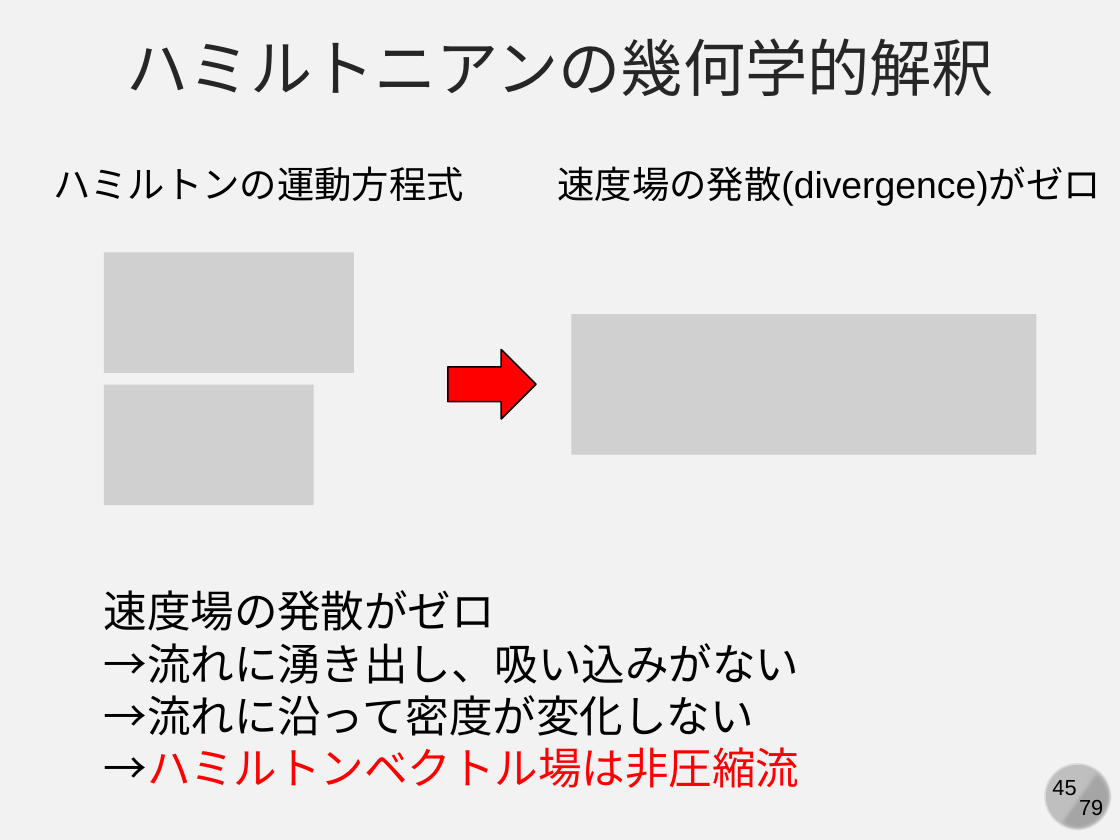
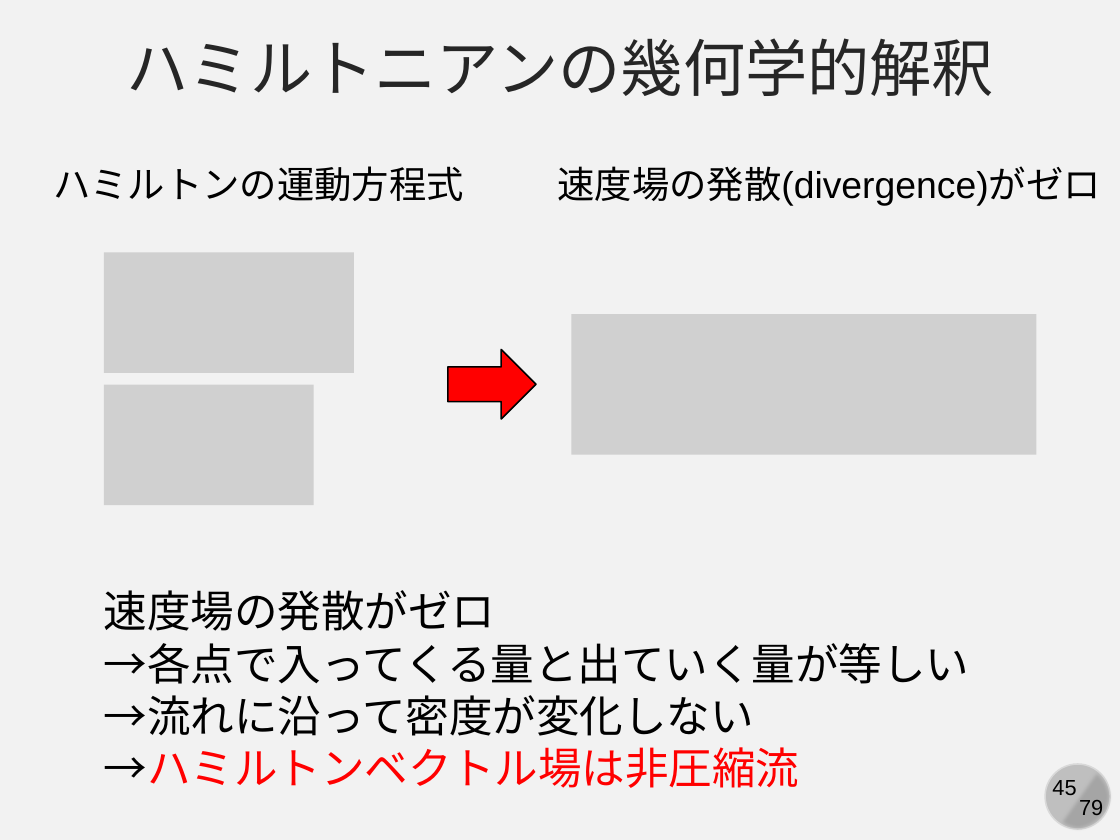
Before and after one commit to kaityo256/simulation_engineering, a slide deck: slide 45 of 05_md_basic/simulation05.pptx. Drawn at 1120x840 pixels with LibreOffice and Linux fonts; fonts in the diff are those of the drawing; grey boxes stand for pictures. Boxes give left, top, right and bottom in pixels: in the first picture for what was removed or moved away, otherwise in the second. Text is boxed around its words. In the diff, an @@ line names an element or a change of style, - is before the commit and + after.

```diff
--- a/05_md_basic/simulation05.pptx
+++ b/05_md_basic/simulation05.pptx
@@ text at [104, 643, 970, 684]: text changed @@
-→流れに湧き出し、吸い込みがない
+→各点で入ってくる量と出ていく量が等しい
```
Also in this commit, not shown: 2 other slides changed, 8 slides added.
